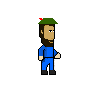
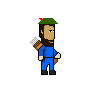
Comparing the layer stacks of the two 100x100 images. Changes:
added layer "Layer 7" over (30, 37, 58, 65)
